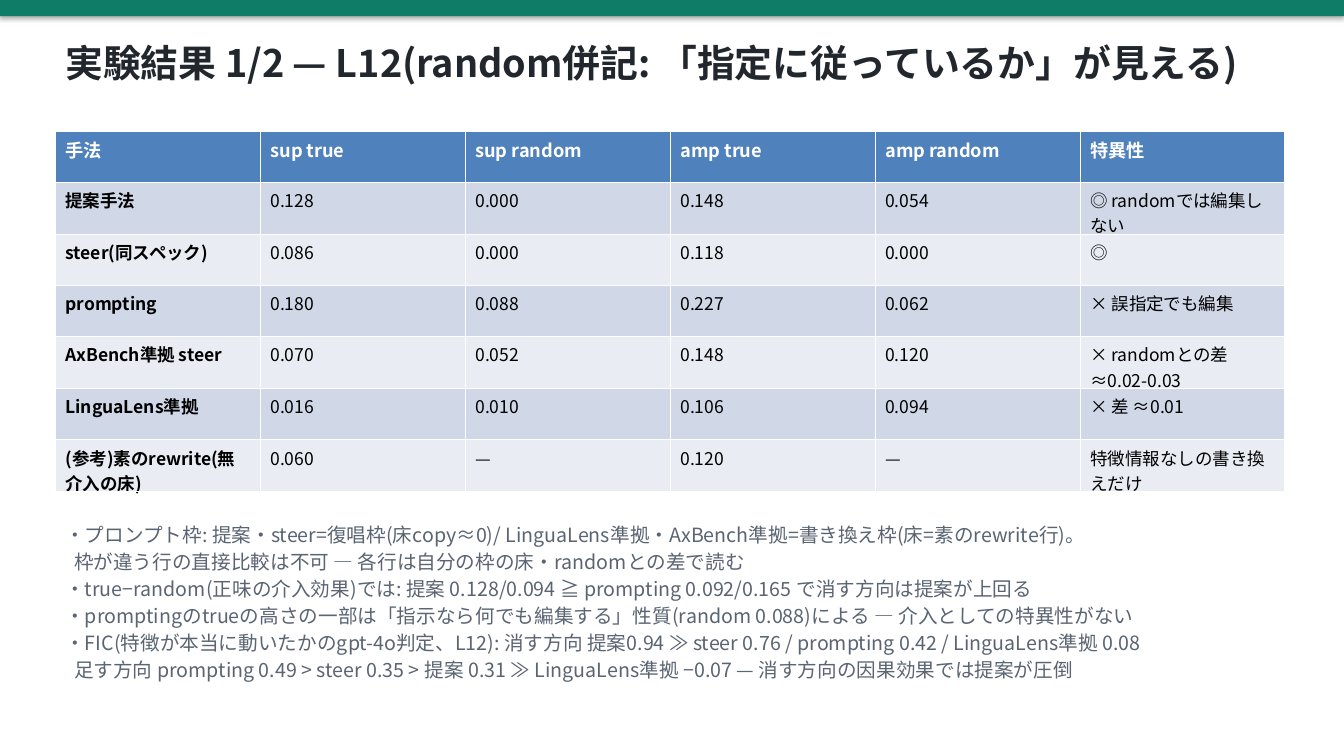
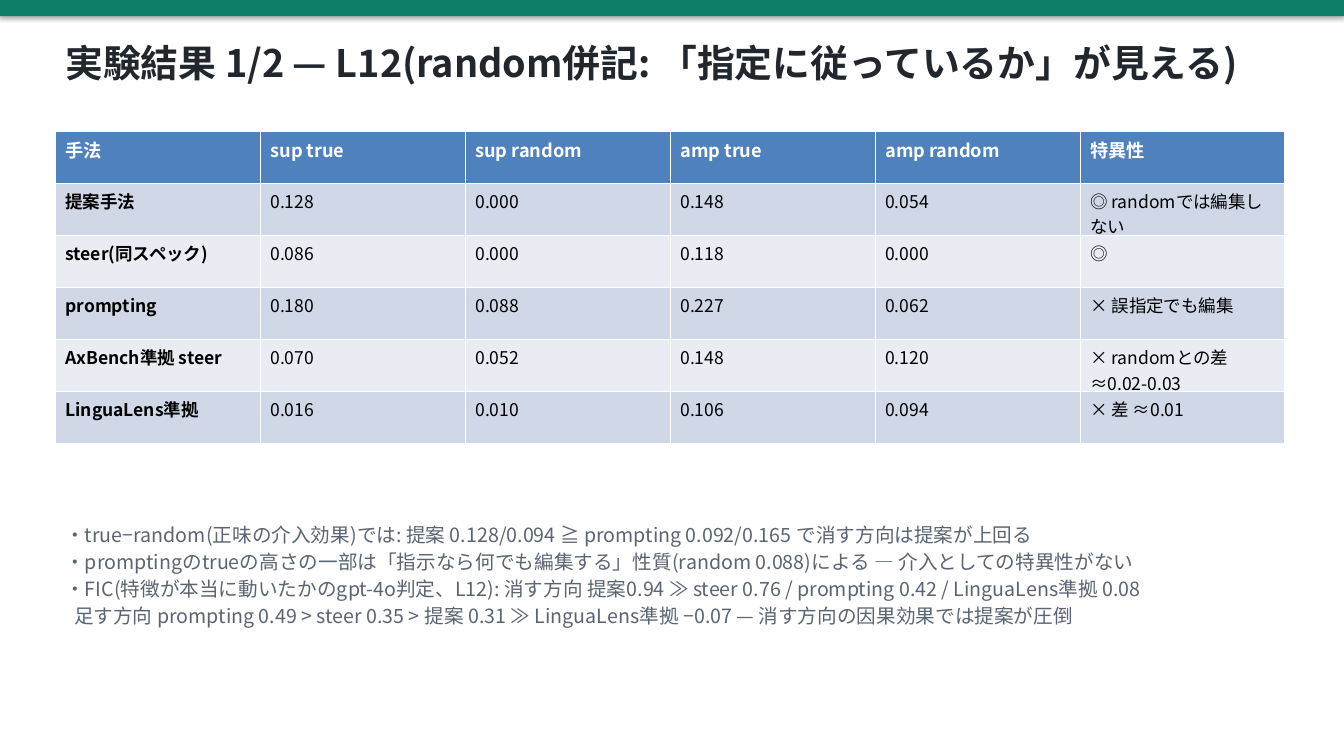
Before and after one commit to yohei-kobashi/SAE-LEWIS, a slide deck: slide 15 of slides/20260722_progress.pptx. Drawn at 1344x756 pixels with LibreOffice and Linux fonts; fonts in the diff are those of the drawing. Boxes give left, top, right and bottom in pixels: in the first picture for what was removed or moved away, otherwise in the second. Text is boxed around its words. In the diff, an @@ line names an element or a change of style, - is before the commit and + after.

Commit message:
スライドからrewrite関連を全削除(ユーザー指示): プロンプト紹介の書き換え枠ブロック、結果2枚の素のrewrite床行とフレーム注記 — 各行はtrue vs 自身のrandomで読む構成に簡素化

```diff
--- a/slides/20260722_progress.pptx
+++ b/slides/20260722_progress.pptx
@@ table at (55,131,1284,444) @@
-row 7: (参考)素のrewrite(無介入の床) | 0.060 | — | 0.120 | — | 特徴情報なしの書き換えだけ
@@ text at (65,525,1085,571): paragraphs removed @@
-・プロンプト枠: 提案・steer=復唱枠(床copy≈0)/ LinguaLens準拠・AxBench準拠=書き換え枠(床=素のrewrite行)。
-枠が違う行の直接比較は不可 — 各行は自分の枠の床・randomとの差で読む
```
Also in this commit, not shown: 2 other slides changed.
